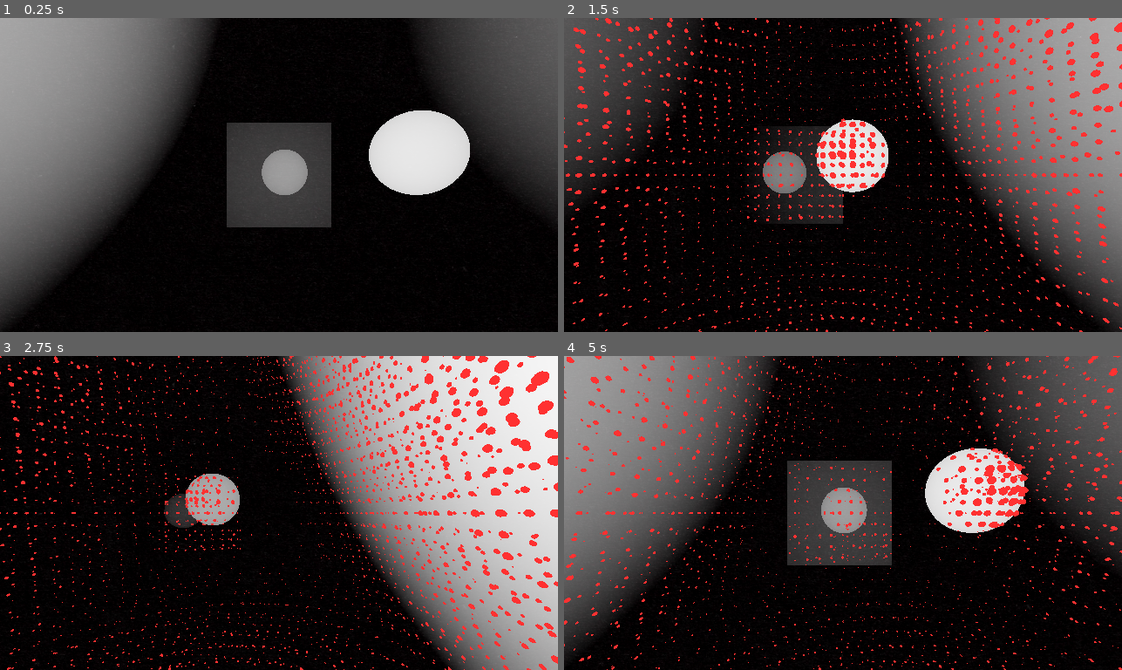
Above: before the commit, frames 1-4 (two rows, left to right).
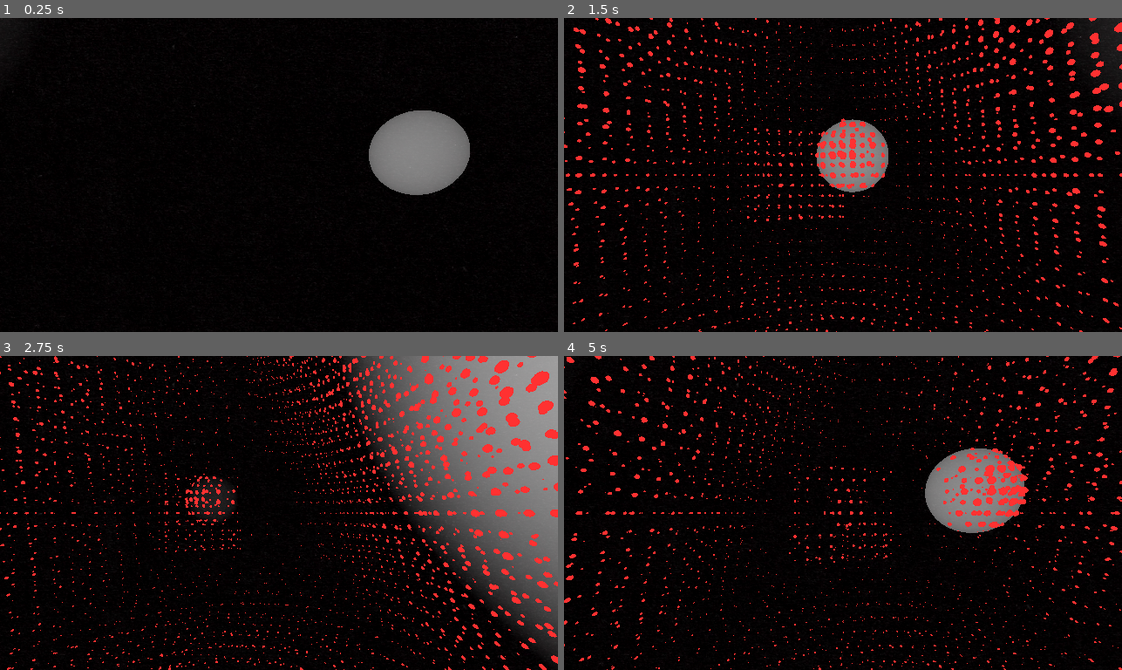
Above: after the commit, the same moments.

Repository: danielday-dev/Fishfest2024
Game: Godot game, scene res://Scenes/Main.tscn
Same seed, same stepped clock (60 frames per second), same inputs: the game is played once before the commit and once after it.
Inputs:
- Up to frame 1 (0.25 s): no input
- Up to frame 2 (1.5 s): tap Enter at 0.5 s; hold D (Player_Movement_Right) 0.53-1.28 s; tap F (Player_Ability_Ping) at 0.6, 1.35 s; hold S (Player_Movement_Backward) from 1.28 s (still down)
- Up to frame 3 (2.75 s): release S (Player_Movement_Backward) at 2.03 s; hold D (Player_Movement_Right) from 2.03 s (still down); tap F (Player_Ability_Ping) at 2.1 s
- Up to frame 4 (5 s): release D (Player_Movement_Right) at 2.78 s; hold W (Player_Movement_Forward) 2.78-3.53 s; tap F (Player_Ability_Ping) at 2.85, 3.6, 4.35 s; hold A (Player_Movement_Left) from 3.53 s (still down)

The runs differ from the first frame. In frame 1, 43% of the frame differs, in the area x 0-100%, y 0-98%; in frame 2, 35%; in frame 3, 33%; in frame 4, 40%.

Commit message:
Darkness updated.

Diff:
--- a/Materials/Darkness/DarknessMaterial.tres
+++ b/Materials/Darkness/DarknessMaterial.tres
@@ -3,4 +3,7 @@
 [ext_resource type="Shader" uid="uid://pm2swhcdjwn2" path="res://Materials/Darkness/DarknessShader.tres" id="1_nr77l"]
 
 [resource]
+render_priority = 0
 shader = ExtResource("1_nr77l")
+shader_parameter/DarknessStart = 1.0
+shader_parameter/DarknessLength = 3.0
--- a/Materials/Darkness/DarknessShader.tres
+++ b/Materials/Darkness/DarknessShader.tres
@@ -162,7 +162,6 @@
 
 }
 "
-graph_offset = Vector2(-1448.89, -41.7428)
 varyings/VertexWorldPos = "0,4"
 nodes/vertex/2/node = SubResource("VisualShaderNodeVaryingSetter_x00l3")
 nodes/vertex/2/position = Vector2(360, 480)
